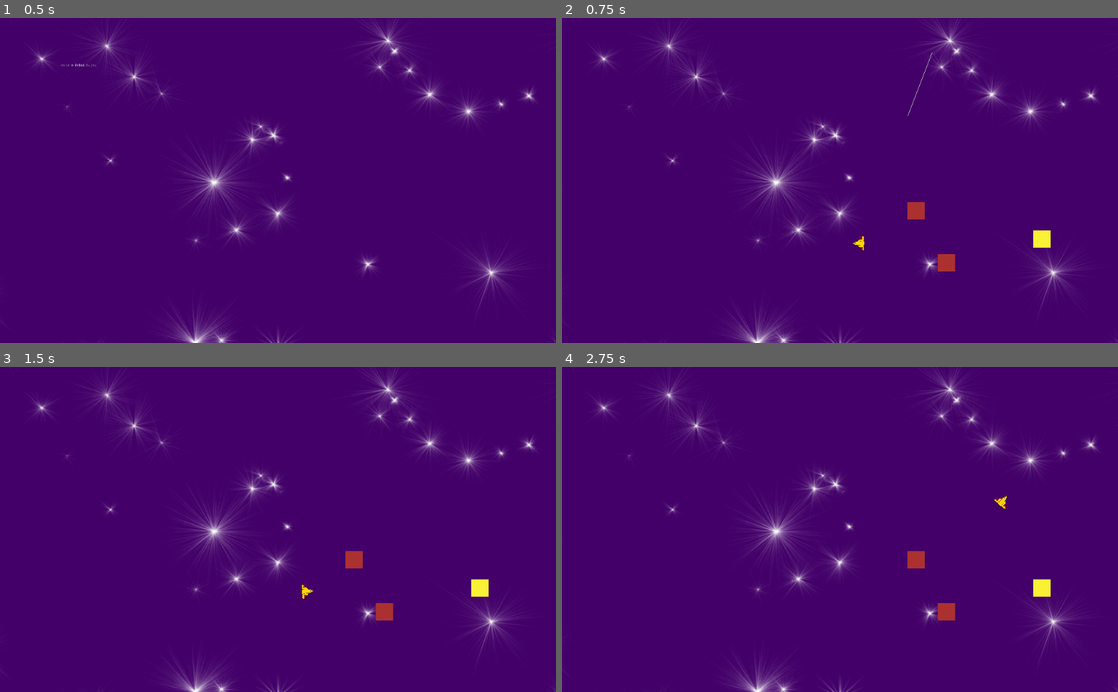
Above: before the commit, frames 1-4 (two rows, left to right).
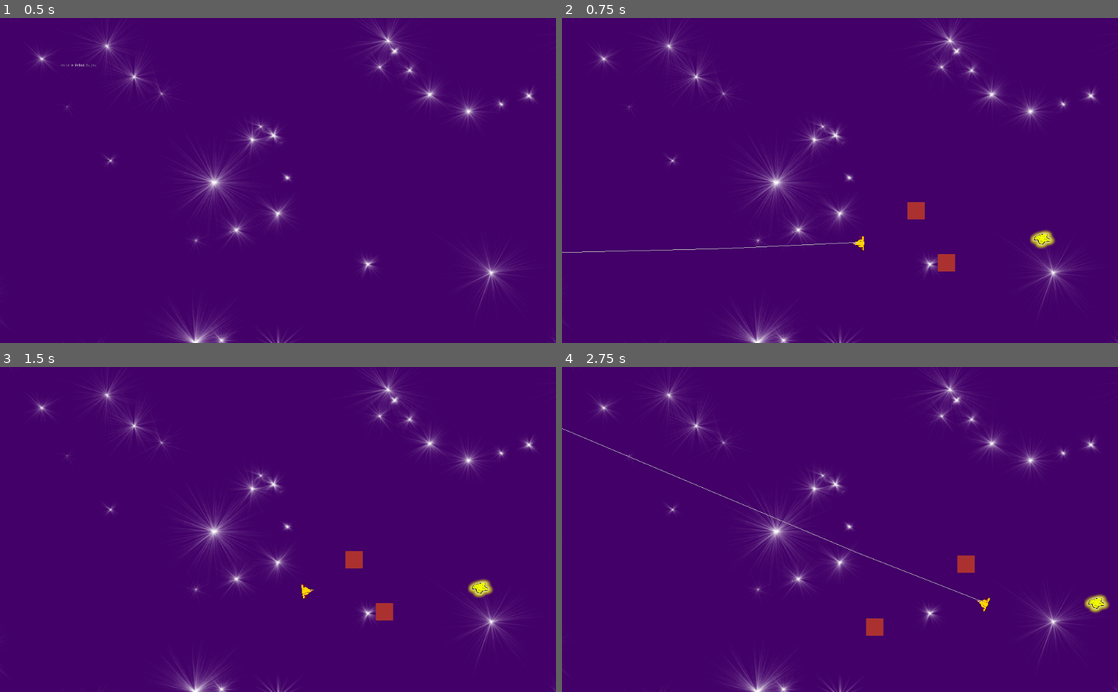
Above: after the commit, the same moments.

Repository: antonindevidal/Lunarium
Game: Godot game, scene res://source/Game.tscn
Same seed, same stepped clock (60 frames per second), same inputs: the game is played once before the commit and once after it.
Inputs (mouse positions are in pixels of both pictures, inside the frame that each line leads up to):
- Up to frame 1 (0.5 s): no input
- Up to frame 2 (0.75 s): tap Enter at 0.5 s; move the mouse to (812, 245) at 0.52 s; click (812, 245) at 0.6 s
- Up to frame 3 (1.5 s): move the mouse to (444, 578) at 1.27 s; click (444, 578) at 1.35 s
- Up to frame 4 (2.75 s): move the mouse to (673, 480) at 2.02 s; click (673, 480) at 2.1 s

Frame 1 is identical in both runs. In frame 2, 0.4% of the frame differs, in the area x 0-89%, y 10-73%; in frame 3, 0.2%; in frame 4, 1.4%, in the area x 0-99%, y 18-83%.

Commit message:
Correction orbite

Diff:
--- a/source/source/Collectibles/BoutLune.tscn
+++ b/source/source/Collectibles/BoutLune.tscn
@@ -1,8 +1,11 @@
 [gd_scene load_steps=4 format=2]
 
-[ext_resource path="res://ressources/Vaisseau/Lune.png" type="Texture" id=1]
+[ext_resource path="res://ressources/Collectibles/fragment1.png" type="Texture" id=1]
 
-[sub_resource type="SpriteFrames" id=1]
+[sub_resource type="CircleShape2D" id=1]
+radius = 40.0
+
+[sub_resource type="SpriteFrames" id=2]
 animations = [ {
 "frames": [ ExtResource( 1 ) ],
 "loop": true,
@@ -10,15 +13,14 @@
 "speed": 5.0
 } ]
 
-[sub_resource type="CircleShape2D" id=2]
-radius = 40.0
-
 [node name="BoutLune" type="StaticBody2D" groups=[
 "Lune",
 ]]
 
+[node name="CollisionShape2D" type="CollisionShape2D" parent="."]
+shape = SubResource( 1 )
+
 [node name="AnimatedSprite" type="AnimatedSprite" parent="."]
-frames = SubResource( 1 )
-
-[node name="CollisionShape2D" type="CollisionShape2D" parent="."]
-shape = SubResource( 2 )
+position = Vector2( 5.47199, -2.66585 )
+scale = Vector2( 0.0977987, 0.0869925 )
+frames = SubResource( 2 )
--- a/source/source/Planetes/PlaneteTemplate.gd
+++ b/source/source/Planetes/PlaneteTemplate.gd
@@ -1,7 +1,7 @@
 extends StaticBody2D
 
 var forceAttraction = 0.1;
-var radius = 200;
+var radius = 300;
 # Declare member variables here. Examples:
 # var a = 2
 # var b = "text"
--- a/source/source/Vaisseau/PrePath/PrePath.gd
+++ b/source/source/Vaisseau/PrePath/PrePath.gd
@@ -2,32 +2,34 @@
 
 var force = Vector2.ZERO;
 var velocity = Vector2.ZERO;
-var N = 0.5
+var N = 0.01
 var draw = true
-var nb=5;
+var nb=10;
 var position2;
 
 func _ready():
-	position2 = get_parent().position
+	position2 = get_parent().get_node("AnimatedSprite").position
 
-func _process(delta):
+func _process(_delta):
 	update()
 
 func _draw():
 	position2 = get_parent().get_node("AnimatedSprite").position
 	if not get_parent().is_moving:
-		velocity = (get_global_mouse_position() - position2).normalized() * get_parent().speed;
+		draw = true
+		velocity = (get_parent().get_local_mouse_position() - position2).normalized() * get_parent().speed;
+		draw_line(position2,position2+velocity*N,Color.gray);
 		for j in nb:
 			var lesPlanetes = get_parent().get_parent().get_children()
 			force = Vector2.ZERO
 			for i in lesPlanetes:
 				if i.is_in_group("Planete"):
 					if i.radius > position2.distance_to(i.position):
-						force = (i.position - position2)*i.forceAttraction;
+						force = force + (i.position - position2)*i.forceAttraction;
 			velocity = (velocity + force).normalized() * get_parent().speed;
 			if draw:
-				draw_line(position2,position2+velocity*N,Color.gray);
-			draw = not draw
+				draw_line(position2,position2+velocity,Color.gray);
+			#draw = not draw
 			position2 = position2 + velocity
 	pass # Replace with function body.
 
--- a/source/source/Vaisseau/Vaisseau.gd
+++ b/source/source/Vaisseau/Vaisseau.gd
@@ -21,7 +21,7 @@
 		for i in lesPlanetes:
 			if i.is_in_group("Planete"):
 				if i.radius > position.distance_to(i.position):
-					force = (i.position - position)*i.forceAttraction;
+					force = force + (i.position - position)*i.forceAttraction;
 		if Input.is_action_just_released("launch") and not is_moving:
 			launch(get_global_mouse_position())
 		if is_moving:
Binary file added: source/ressources/Collectibles/fragment1.png
Not shown, added: source/ressources/Collectibles/fragment1.png.import
